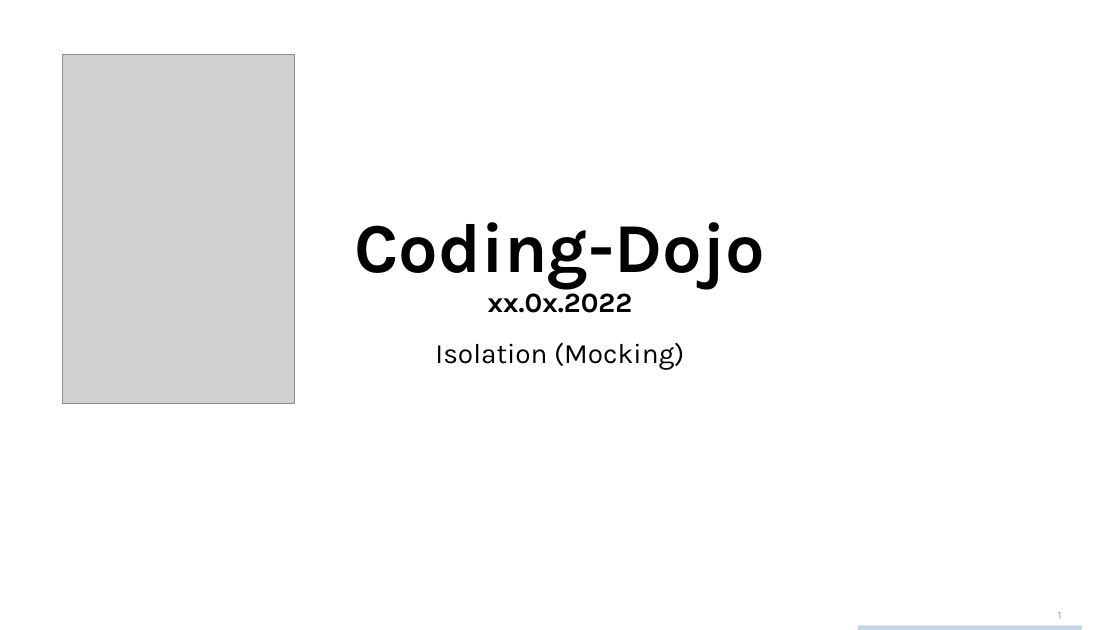
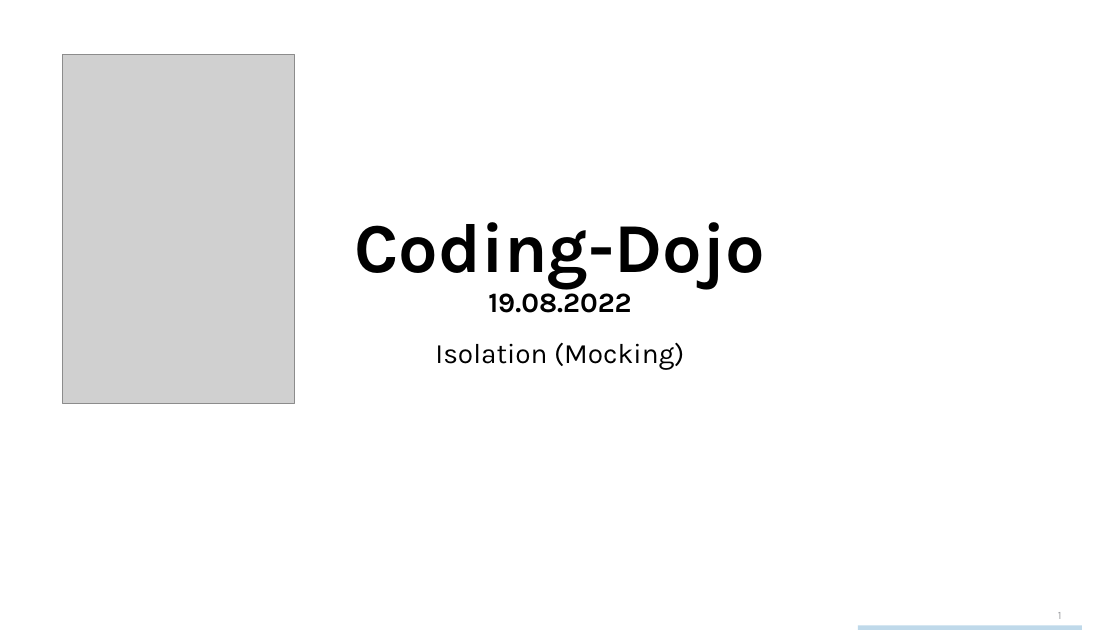
Before and after one commit to techtalk/CodingDojos, a slide deck: slide 1 of Mocking/CodingDojo_Mocking.pptx. Drawn at 1120x630 pixels with LibreOffice and Linux fonts; fonts in the diff are those of the drawing; grey boxes stand for pictures; background and template pictures are left out. Boxes give left, top, right and bottom in pixels: in the first picture for what was removed or moved away, otherwise in the second. Text is boxed around its words. In the diff, an @@ line names an element or a change of style, - is before the commit and + after.

```diff
--- a/Mocking/CodingDojo_Mocking.pptx
+++ b/Mocking/CodingDojo_Mocking.pptx
@@ title at (354, 222, 765, 313): text changed @@
-Coding-Dojo
-xx.0x.2022
+Coding-Dojo
+19.08.2022
```
Also in this commit, not shown: 2 other slides changed, 4 other files.
